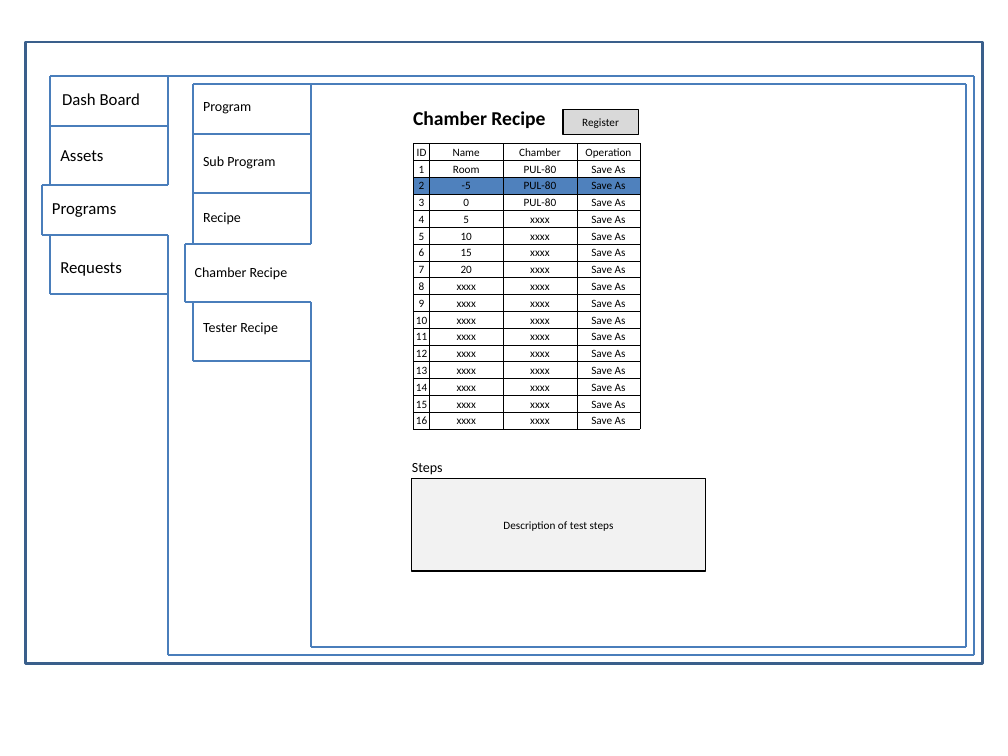
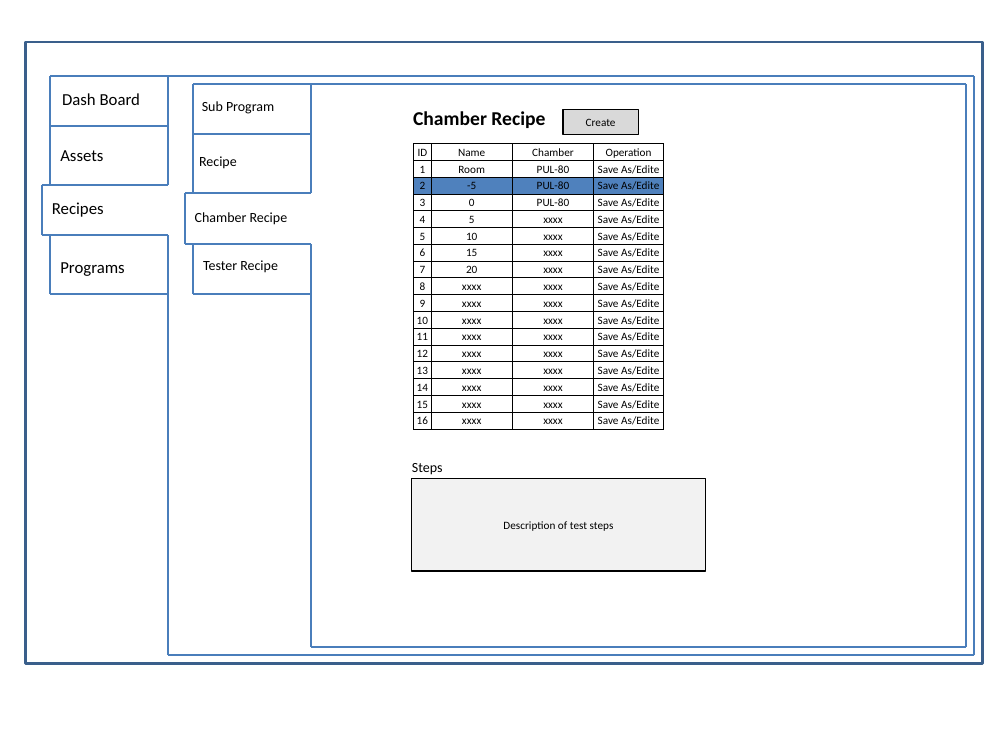
Before and after one commit to happylennychen/BCLabManager, a slide deck: slide 20 of Doc/UI Design.pptx (slide 19 before the commit). Drawn at 1008x756 pixels with LibreOffice and Linux fonts; fonts in the diff are those of the drawing. Boxes give left, top, right and bottom in pixels: in the first picture for what was removed or moved away, otherwise in the second. Text is boxed around its words. In the diff, an @@ line names an element or a change of style, - is before the commit and + after.

Commit message:
Updated Doc

```diff
--- a/Doc/UI Design.pptx
+++ b/Doc/UI Design.pptx
@@ line moved from (194, 244) - (194, 84) to (194, 194) - (194, 84) @@
@@ line moved from (310, 244) - (310, 84) to (310, 194) - (310, 84) @@
@@ text "Sub Program": place and size @@
-text "Sub Program" at bbox=[203, 156, 275, 169]
+text "Sub Program" at bbox=[202, 101, 274, 114]
@@ text removed at bbox=[203, 102, 251, 114] @@
-Program
@@ text in rectangle at bbox=[586, 118, 616, 126]: text changed @@
-Register
+Create
@@ text "Recipe": place and size @@
-text "Recipe" at bbox=[203, 212, 241, 225]
+text "Recipe" at bbox=[199, 156, 237, 169]
@@ table at bbox=[413, 143, 663, 429] @@
-row 2, column 4: Save As
+row 2, column 4: Save As/Edite
-row 3, column 4: Save As
+row 3, column 4: Save As/Edite
-row 4, column 4: Save As
+row 4, column 4: Save As/Edite
-row 5, column 4: Save As
+row 5, column 4: Save As/Edite
-row 6, column 4: Save As
+row 6, column 4: Save As/Edite
-row 7, column 4: Save As
+row 7, column 4: Save As/Edite
-row 8, column 4: Save As
+row 8, column 4: Save As/Edite
-row 9, column 4: Save As
+row 9, column 4: Save As/Edite
-row 10, column 4: Save As
+row 10, column 4: Save As/Edite
-row 11, column 4: Save As
+row 11, column 4: Save As/Edite
-row 12, column 4: Save As
+row 12, column 4: Save As/Edite
-row 13, column 4: Save As
+row 13, column 4: Save As/Edite
-row 14, column 4: Save As
+row 14, column 4: Save As/Edite
-row 15, column 4: Save As
+row 15, column 4: Save As/Edite
-row 16, column 4: Save As
+row 16, column 4: Save As/Edite
-row 17, column 4: Save As
+row 17, column 4: Save As/Edite
@@ table: place and size @@
-table at bbox=[413, 143, 640, 428]
+table at bbox=[413, 143, 663, 429]
@@ text added at bbox=[52, 202, 104, 217], 12 pt, text #000000 @@
+Recipes
@@ text "Chamber Recipe": place and size @@
-text "Chamber Recipe" at bbox=[195, 267, 288, 280]
+text "Chamber Recipe" at bbox=[195, 212, 288, 225]
@@ line moved from (194, 194) - (310, 194) to (184, 194) - (310, 194) @@
@@ line moved from (194, 361) - (194, 302) to (184, 244) - (184, 194) @@
@@ text "Programs": place and size @@
-text "Programs" at bbox=[52, 203, 116, 217]
+text "Programs" at bbox=[60, 262, 124, 276]
@@ text removed at bbox=[60, 262, 122, 276] @@
-Requests
@@ text "Tester Recipe": place and size @@
-text "Tester Recipe" at bbox=[203, 322, 278, 335]
+text "Tester Recipe" at bbox=[203, 260, 278, 273]
@@ line moved from (184, 302) - (184, 244) to (194, 294) - (194, 244) @@
@@ line moved from (310, 647) - (310, 302) to (310, 647) - (310, 244) @@
@@ line moved from (184, 302) - (310, 302) to (194, 294) - (310, 294) @@
@@ line removed from (194, 361) to (310, 361) @@
```
Also in this commit, not shown: 22 other slides changed, 7 slides added, 4 slides removed.
